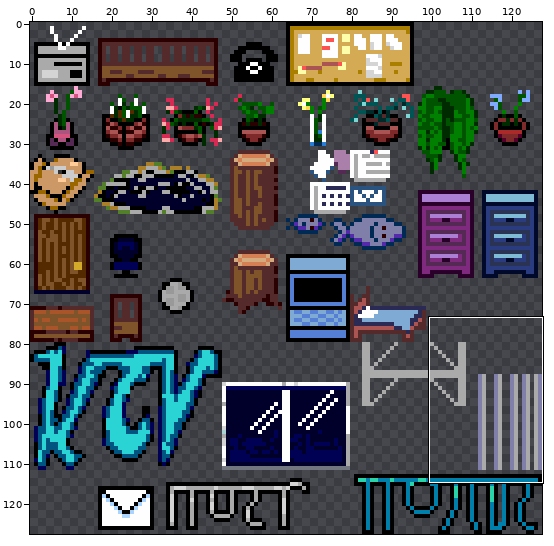
Sprite sheet, stored at sprites/world/building/spr_decor.png. The first picture is a wide view before the edit; the outline marks the close-up.
Close-up. First the earlier version:
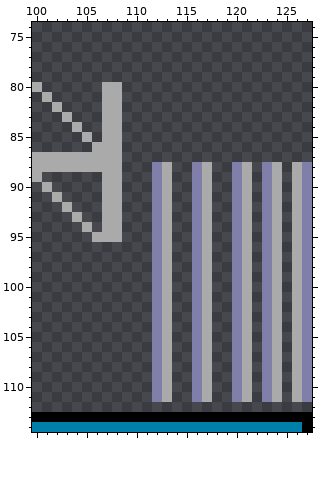
The file is 128x128 pixels. Shown: x 100..127, y 74..114.
After:
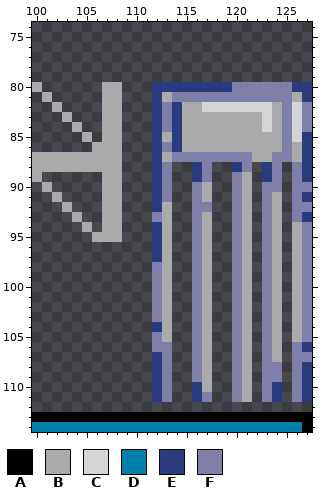
Palette (. is transparent): A #000000  B #aaaaaa  C #d4d4d4  D #007faa  E #2a3c7f  F #7f7faa
What changed:
Colour B now appears in row 81 at x 113 and 126; in row 82 at x 115 to 116 and 124; in rows 83 to 84 at x 115 to 122 and 124; in row 85 at x 113 and 115 to 124; in row 86 at x 115 to 124 and 126; in row 87 at x 113, 122 to 123 and 126.
Colour C now appears in row 82 at x 117 to 123 and 126; in rows 83 to 84 at x 123 and 126; in row 85 at x 126.
Colour E now appears in row 80 at x 112 to 119 and 126 to 127; in row 81 at x 112 and 127; in rows 82 to 84 at x 112 and 114; in rows 85 to 86 at x 112, 114 and 127; in row 87 at x 112 and 127.
The author changed colour B to colour E in rows 110 to 111 at x 124.
The author changed colour F to colour E in row 88 at x 112, 116, 120, 123 and 127; in row 89 at x 112, 116, 123 and 127; in row 90 at x 112; in row 91 at x 112 and 127; in row 92 at x 112; in row 93 at x 127.
The author changed colour F to colour E in rows 94 to 97 at x 112; in row 104 at x 112; in row 106 at x 127; in row 107 at x 112; in rows 108 to 109 at x 112 and 127; in rows 110 to 111 at x 112, 116 and 127.
Colour F now appears in row 80 at x 120 to 125; in row 81 at x 114 to 125; in rows 82 to 84 at x 113, 125 and 127; in row 85 at x 125; in row 86 at x 113 and 125; in row 87 at x 114 to 121 and 124 to 125.
The author changed colour B to colour F in row 88 at x 113, 117, 121, 124 and 126; in row 89 at x 113, 117, 124 and 126; in row 90 at x 113, 124 and 126; in row 91 at x 113 and 126; in row 92 at x 117 and 126; in row 93 at x 126.
The author changed colour B to colour F in rows 106 to 107 at x 113 and 126; in rows 108 to 109 at x 113, 124 and 126; in row 110 at x 113 and 126; in row 111 at x 113, 117 and 126.
Changed places in both close-ups, as pixel boxes (x1, y1, x2, y2):
changed: (152, 82, 312, 262)
changed: (152, 322, 212, 402)
changed: (272, 342, 312, 402)
